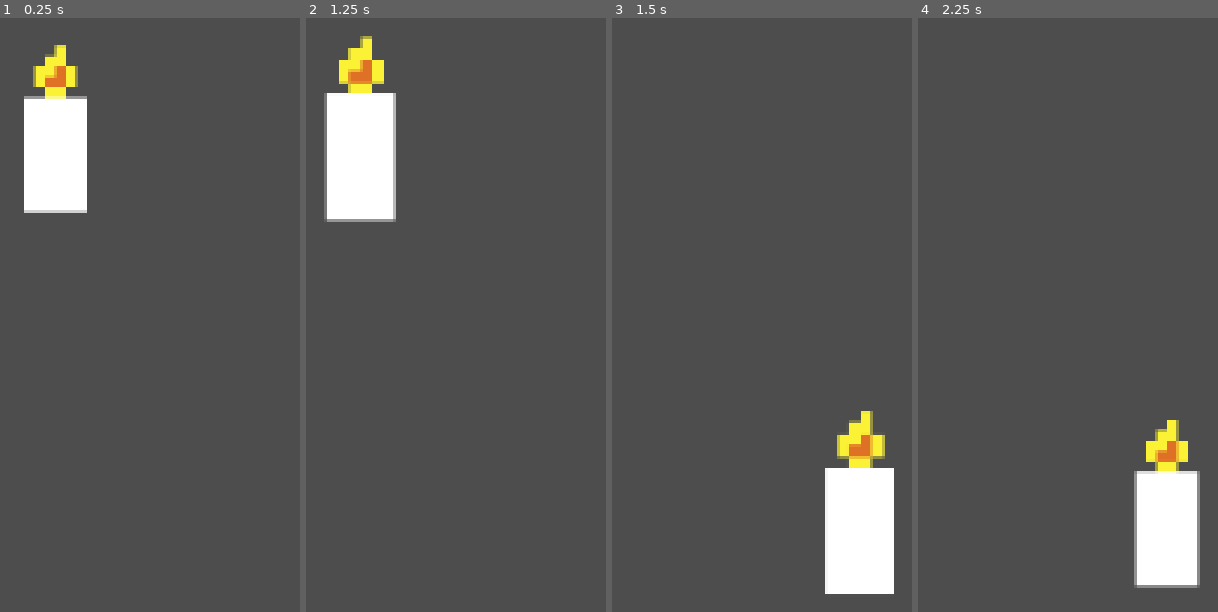
Above: before the commit, frames 1-4 (left to right).
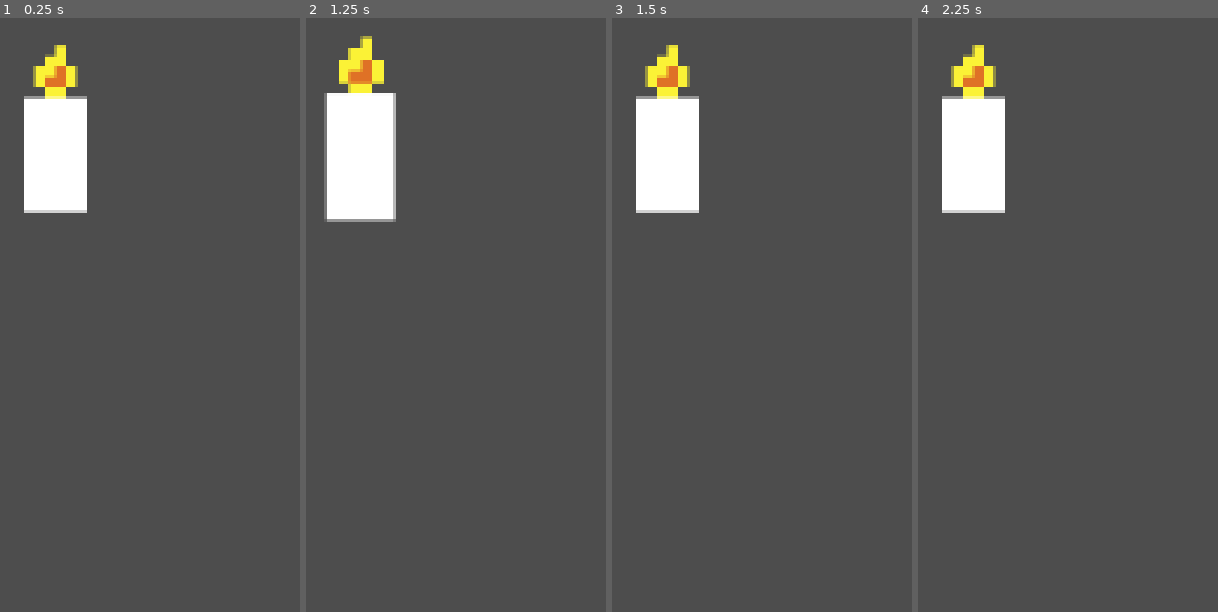
Above: after the commit, the same moments.

Repository: adrientremblay/ld55
Game: Godot game, scene res://scenes/main.tscn
The game is run twice, just before and just after one commit, with the same random seed, the same clock (stepped at 60 frames per second) and the same inputs.
Inputs (mouse positions are in pixels of both pictures, inside the frame that each line leads up to):
- Up to frame 1 (0.25 s): no input
- Up to frame 2 (1.25 s): tap Enter at 0.5 s; move the mouse to (360, 130) at 0.52 s; press the mouse at (360, 130) at 0.53 s
- Up to frame 3 (1.5 s): tap Space at 1.25 s; move the mouse to (861, 505) at 1.27 s; release the mouse at (861, 505) at 1.28 s; click (861, 505) at 1.35 s
- Up to frame 4 (2.25 s): tap Enter at 2 s; move the mouse to (outside the picture) at 2.02 s; press the mouse at (outside the picture) at 2.03 s

Frames 1-2 are identical in both runs. In frame 3, 11% of the frame differs, in the area x 8-94%, y 4-97%; in frame 4, 10%.

Commit message:
code to return object to initial pos

Diff:
--- a/scripts/object.gd
+++ b/scripts/object.gd
@@ -4,6 +4,7 @@
 var is_inside_droppable = false
 var body_ref
 var offset: Vector2
+var initial_pos
 
 # Called when the node enters the scene tree for the first time.
 func _ready() -> void:
@@ -15,6 +16,7 @@
 		return
 	if Input.is_action_just_pressed("click"):
 		offset = get_global_mouse_position() - global_position
+		initial_pos = global_position
 	if Input.is_action_pressed("click"):
 		global_position = get_global_mouse_position() - offset
 	elif Input.is_action_just_released("click"):
@@ -22,6 +24,8 @@
 		var tween = get_tree().create_tween()
 		if is_inside_droppable:
 			tween.tween_property(self, "position", body_ref.position, 0.2).set_ease(Tween.EASE_OUT)
+		else:
+			tween.tween_property(self, "global_position", initial_pos, 0.2).set_ease(Tween.EASE_OUT)
 
 func _on_area_2d_mouse_entered() -> void:
 	if Dragging.is_dragging:
